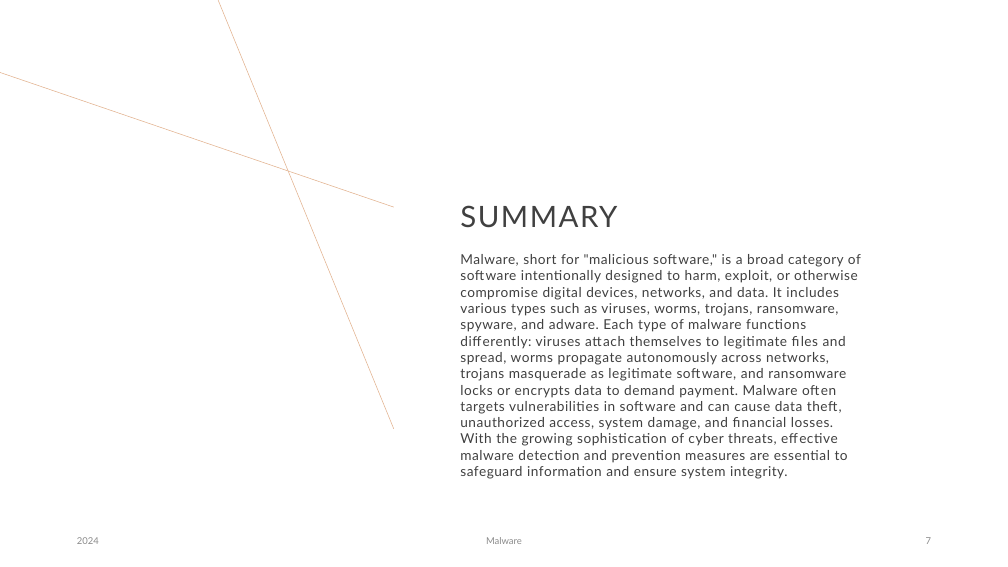
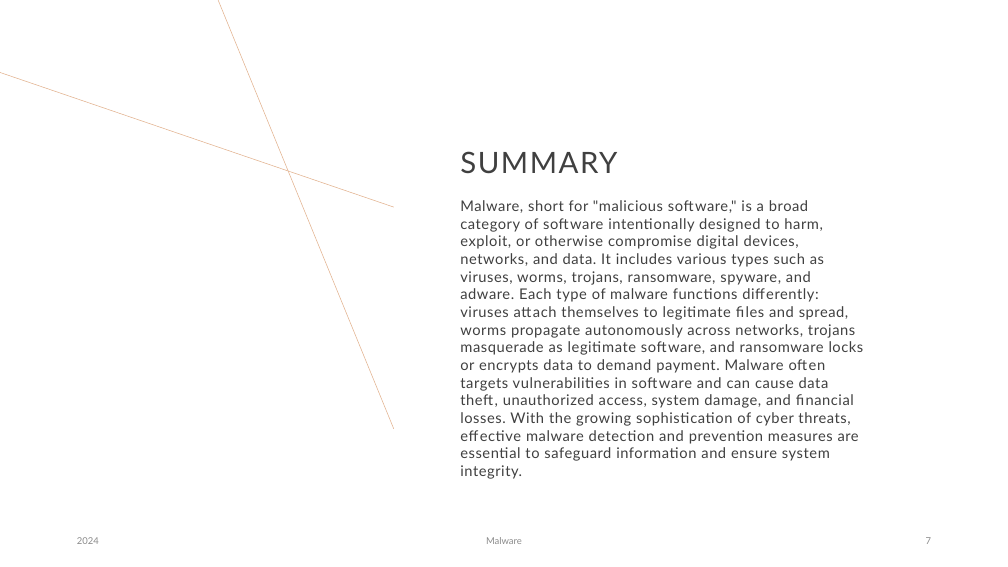
Before and after one commit to AbhilashChutia/MCA-Minor-Project, a slide deck: slide 7 of Malware.pptx. Drawn at 1008x567 pixels with LibreOffice and Linux fonts; fonts in the diff are those of the drawing. Boxes give left, top, right and bottom in pixels: in the first picture for what was removed or moved away, otherwise in the second. Text is boxed around its words. In the diff, an @@ line names an element or a change of style, - is before the commit and + after.

```diff
--- a/Malware.pptx
+++ b/Malware.pptx
@@ title "SUMMARY": place and size @@
-title "SUMMARY" at [460,205,617,228]
+title "SUMMARY" at [460,151,617,174]
@@ text "Malware, short for "malicious software," ...": place and size @@
-text "Malware, short for "malicious software," ..." at [460,254,861,479]
+text "Malware, short for "malicious software," ..." at [460,200,864,479]
@@ text "Malware, short for "malicious software," ..." at [460,200,864,479]: size 12.9 to 14 pt @@
```
Also in this commit, not shown: 3 other slides changed, 2 other files.
